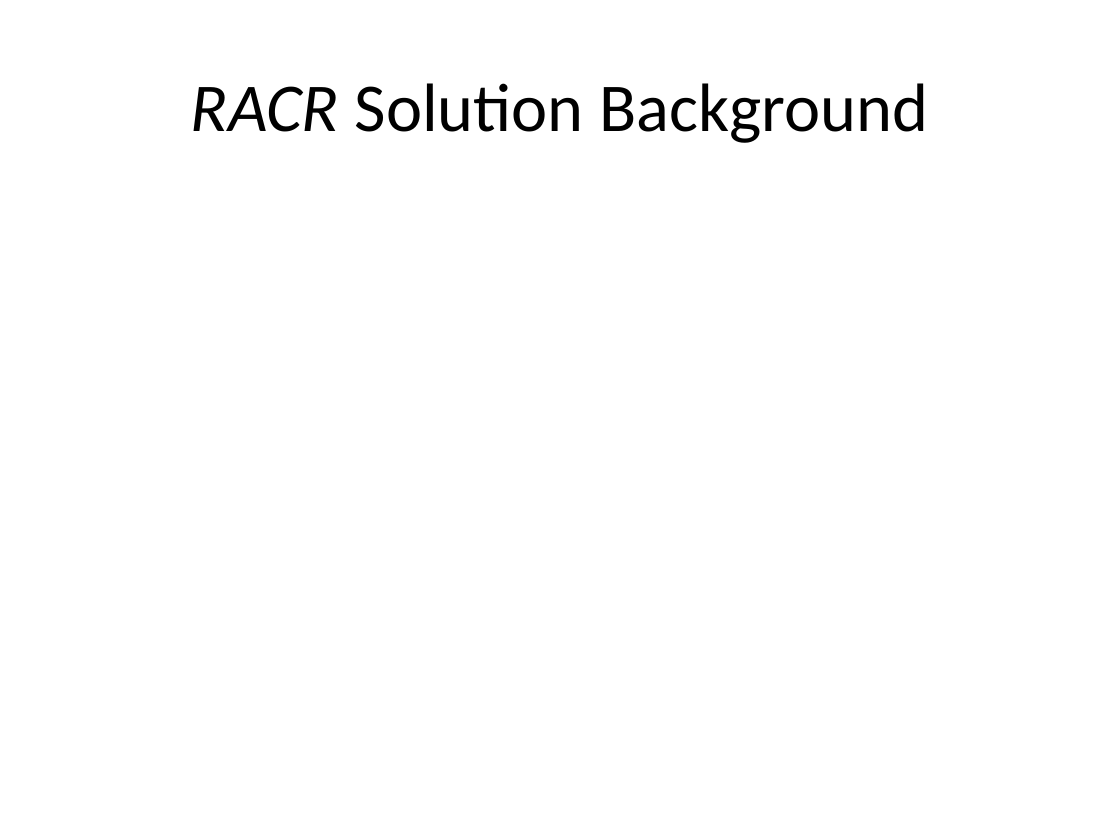
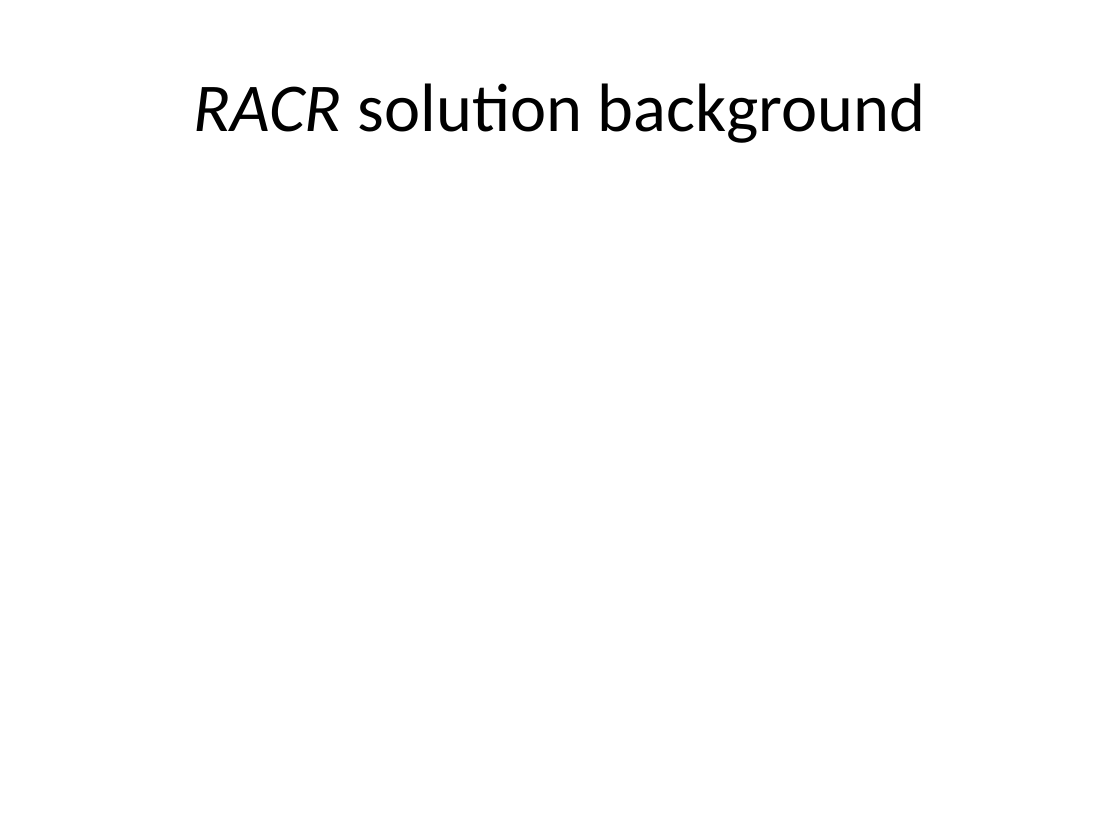
Before and after one commit to christoff-buerger/racr, a slide deck: slide 5 of examples/ttc-2015-fuml-activity-diagrams/documentation/figures/solution-presentation.pptx. Drawn at 1120x840 pixels with LibreOffice and Linux fonts; fonts in the diff are those of the drawing. Boxes give left, top, right and bottom in pixels: in the first picture for what was removed or moved away, otherwise in the second. Text is boxed around its words. In the diff, an @@ line names an element or a change of style, - is before the commit and + after.

```diff
--- a/examples/ttc-2015-fuml-activity-diagrams/documentation/figures/solution-presentation.pptx
+++ b/examples/ttc-2015-fuml-activity-diagrams/documentation/figures/solution-presentation.pptx
@@ title at [194,83,925,143]: text changed @@
-RACR Solution Background
+RACR solution background
```
Also in this commit, not shown: 5 other slides changed, 3 other files.
